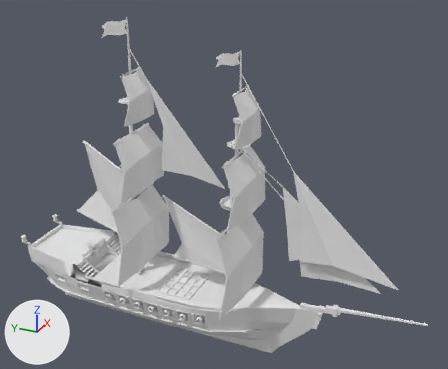
An edit to the OBJ model src/client/assets/models/ships/ft.obj, drawn before and after from the same camera.
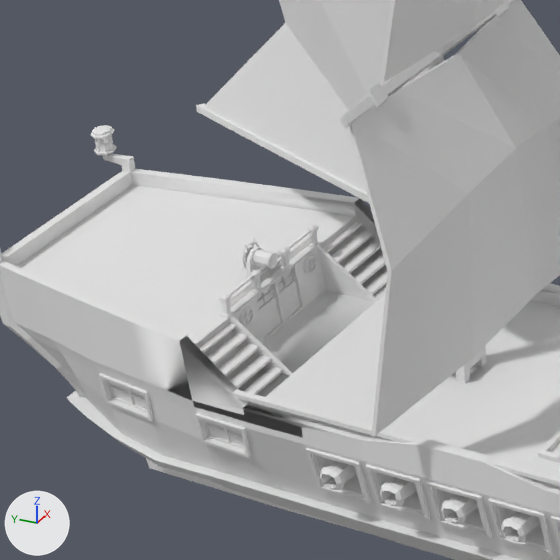
The first picture shows the older version from a 50 mm camera at (-14.15, -8.93, 12.28) aimed at (0.38, -2.39, 5.02). The close-ups show both versions on the part from 7% to 36% of the width and 50% to 86% of the height of that picture; other places that the commit changed are outside them. Arrows for +X, +Y and +Z are at lower left; the lights stay in place. Where no turn or scale is listed for an object, it has been applied to the vertices.

Names of what the first close-up shows: 'Body', 'Mast', 'Sail'.
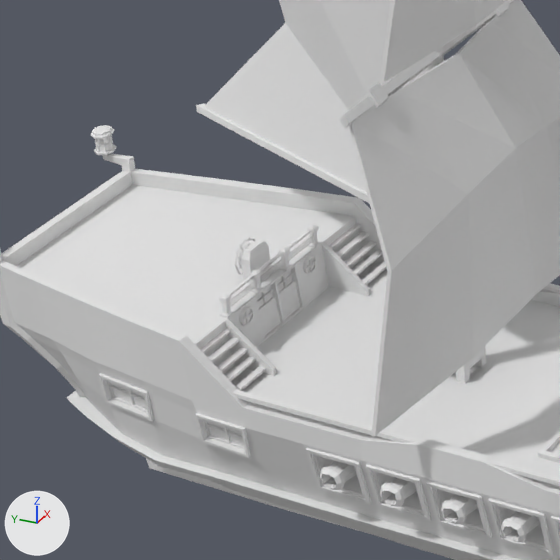
The newer file is also rescaled (x50.0), turned or shifted as a whole; pictures and numbers use the older file's frame.

Changed parts and their boxes (x1, y1, x2, y2) in the close-ups (560 x 560 px; the box of a moved part takes in the faces that stretch with it):
```json
{"part": 1, "of": "me_body", "change": "moved or reshaped", "before": [342, 241, 381, 273], "after": [329, 224, 361, 250]}
{"part": 2, "of": "me_body", "change": "moved or reshaped", "before": [354, 253, 385, 284], "after": [352, 250, 383, 275]}
{"part": 3, "of": "me_body", "change": "moved or reshaped", "before": [366, 270, 388, 295], "after": [362, 261, 387, 285]}
{"part": 4, "of": "me_body", "change": "moved or reshaped", "before": [218, 344, 259, 376], "after": [345, 241, 376, 267]}
{"part": 5, "of": "me_body", "change": "moved or reshaped", "before": [230, 355, 271, 389], "after": [200, 329, 231, 353]}
{"part": 6, "of": "me_body", "change": "moved or reshaped", "before": [244, 367, 283, 395], "after": [226, 356, 256, 381]}
{"part": 7, "of": "me_body", "change": "moved or reshaped", "before": [199, 323, 236, 353], "after": [235, 366, 266, 391]}
{"part": 8, "of": "me_body", "change": "moved or reshaped", "before": [323, 222, 361, 253], "after": [217, 347, 248, 372]}
{"part": 9, "of": "me_body", "change": "added", "after": [234, 238, 255, 275]}
{"part": 10, "of": "me_body", "change": "added", "after": [238, 244, 251, 269]}
{"part": 11, "of": "me_body", "change": "deleted", "before": [246, 246, 267, 282]}
{"part": 12, "of": "me_body", "change": "moved or reshaped", "before": [195, 217, 560, 560], "after": [1, 171, 560, 560]}
```

The change, as JSON lines over the scene's bpy script:
```json
{"block": "me_body", "where": "# used by ob_body; location = (0.0, 0.0, 0.0)"}
{"op": "remove", "block": "me_body", "code": "me_body.from_pydata(...)  # 3135 vertices, 2903 faces; spans x -1.23..1.23, y -8.34..4.26, z -0.03..2.47"}
{"op": "add", "block": "me_body", "code": "me_body.from_pydata(...)  # 3162 vertices, 2926 faces; spans x -1.23..1.23, y -8.34..4.26, z -0.03..2.47"}
{"block": "me_body", "change": "me_body part 1: the loose piece of 8 vertices spanning x 0.57..1.08, y 1.75..1.84, z 1.8..1.82 is scaled about its middle by (0.866, 0.636, 0.91), then moved by (0.04, 0.18, 0.13)"}
{"block": "me_body", "change": "me_body part 2: the loose piece of 8 vertices spanning x 0.57..1.08, y 1.65..1.74, z 1.73..1.75 is scaled about its middle by (0.866, 0.636, 0.911), then moved by (0.04, 0.08, 0.01)"}
{"block": "me_body", "change": "me_body part 3: the loose piece of 8 vertices spanning x 0.57..1.08, y 1.56..1.65, z 1.65..1.68 is scaled about its middle by (0.866, 0.636, 0.911), then moved by (0.04, 0.09, 0.02)"}
{"block": "me_body", "change": "me_body part 4: the loose piece of 8 vertices spanning x -1.08..-0.57, y 1.75..1.84, z 1.8..1.82 is scaled about its middle by (0.866, 0.636, 0.911), then moved by (1.69, 0.04, -0.01)"}
{"block": "me_body", "change": "me_body part 5: the loose piece of 8 vertices spanning x -1.08..-0.57, y 1.65..1.74, z 1.73..1.75 is scaled about its middle by (0.866, 0.636, 0.911), then moved by (-0.04, 0.28, 0.2)"}
{"block": "me_body", "change": "me_body part 6: the loose piece of 8 vertices spanning x -1.08..-0.57, y 1.56..1.65, z 1.65..1.68 is scaled about its middle by (0.866, 0.636, 0.91), then moved by (-0.04, 0.18, 0.08)"}
{"block": "me_body", "change": "me_body part 7: the loose piece of 8 vertices spanning x -1.08..-0.57, y 1.94..2.03, z 1.94..1.97 is scaled about its middle by (0.866, 0.636, 0.997), then moved by (-0.04, -0.29, -0.27)"}
{"block": "me_body", "change": "me_body part 8: the loose piece of 8 vertices spanning x 0.57..1.08, y 1.94..2.03, z 1.94..1.97 is scaled about its middle by (0.866, 0.636, 0.985), then moved by (-1.69, -0.14, -0.15)"}
{"block": "me_body", "change": "me_body part 9: a new loose piece, a torus around y (ring radius 0.143, tube radius 0.007) spanning x -0.149..0.145, y 2.232..2.245, z 2.016..2.306, in mat_matt (its picture is missing)"}
{"block": "me_body", "change": "me_body part 10: a new loose piece of 32 vertices spanning x -0.11..0.1, y 2.23..2.24, z 2.06..2.26, in mat_matt (its picture is missing)"}
{"block": "me_body", "change": "me_body part 11: the loose piece of 24 vertices spanning x -0.1..0.1, y 2.14..2.18, z 2.01..2.25 is deleted"}
{"block": "me_body", "change": "me_body part 12: 17 vertices moved from x -1.07..0.13, y -3.67..2.19, z 0.92..2.22 to x -1.05..0.13, y -3.68..2.19, z 0.92..2.22; 209 vertices removed from x -1.14..1.14, y 1.49..2.21, z 1.57..2.3; 196 vertices added at x -1.16..1.16, y -8.34..3.99, z -0.03..2.3"}
```
